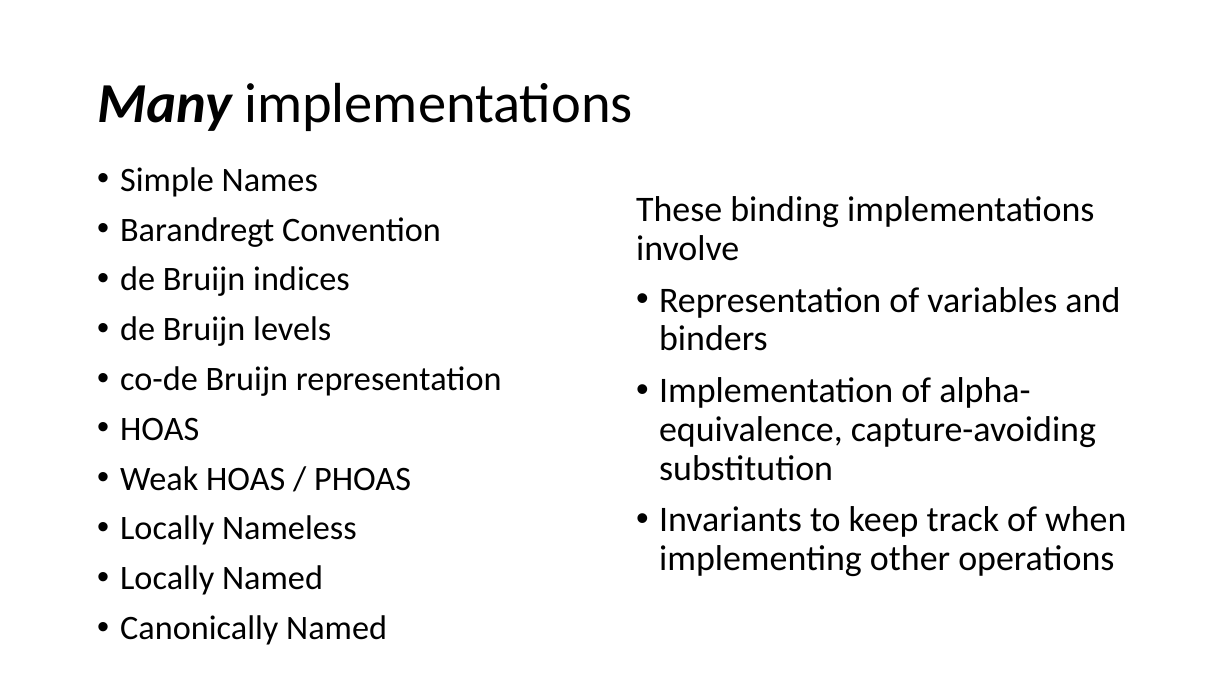
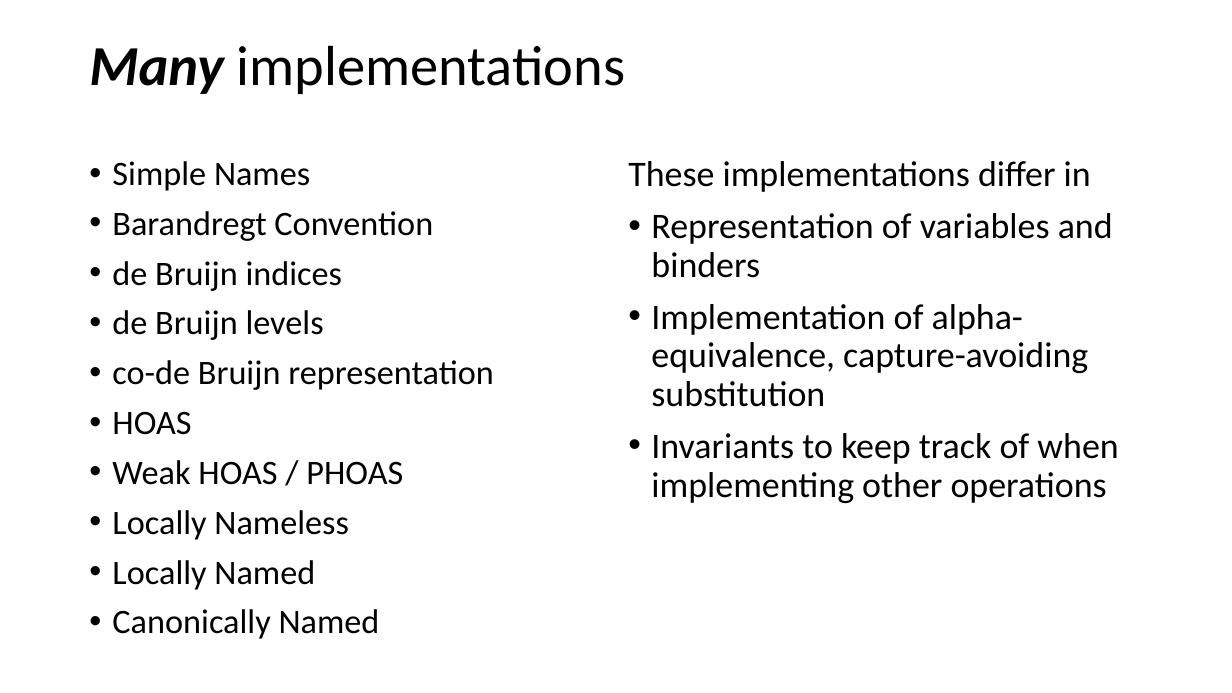
Before and after one commit to sweirich/lambda-n-ways, a slide deck: slide 4 of plclub-2021.pptx. Drawn at 1232x693 pixels with LibreOffice and Linux fonts; fonts in the diff are those of the drawing. Boxes give left, top, right and bottom in pixels: in the first picture for what was removed or moved away, otherwise in the second. Text is boxed around its words. In the diff, an @@ line names an element or a change of style, - is before the commit and + after.

```diff
--- a/plclub-2021.pptx
+++ b/plclub-2021.pptx
@@ title "Many implementations": place and size @@
-title "Many implementations" at <box>97,82,633,131</box>
+title "Many implementations" at <box>89,45,626,94</box>
@@ text "Simple Names": place and size @@
-text "Simple Names" at <box>120,167,502,595</box>
+text "Simple Names" at <box>112,161,494,590</box>
@@ text "These implementations differ in": place and size @@
-text "These implementations differ in" at <box>636,196,1126,576</box>
+text "These implementations differ in" at <box>628,161,1118,503</box>
@@ text at <box>628,161,1091,192</box>: text changed @@
-These binding implementations involve
+These implementations differ in
```
Also in this commit, not shown: 1 other slide changed, 10 other files.
